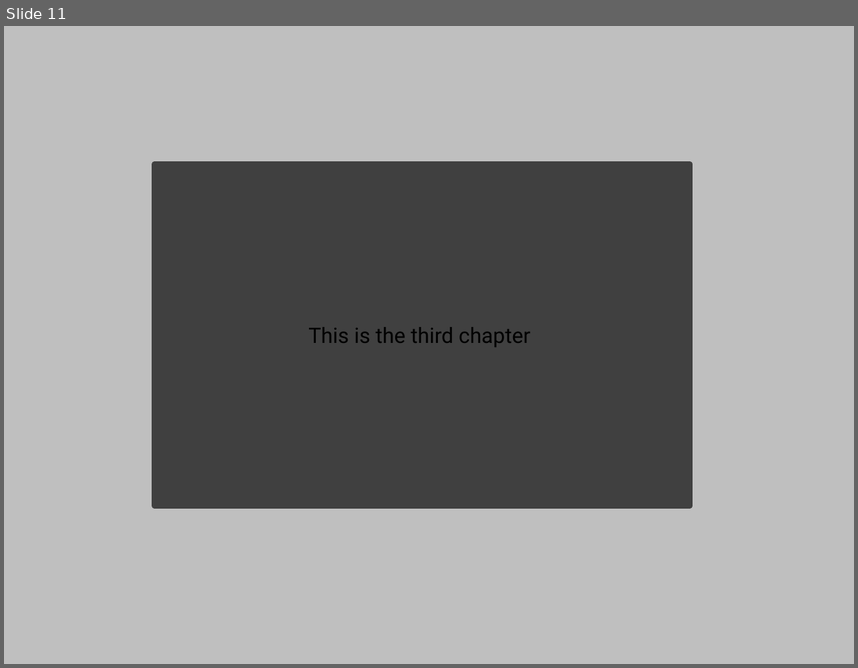
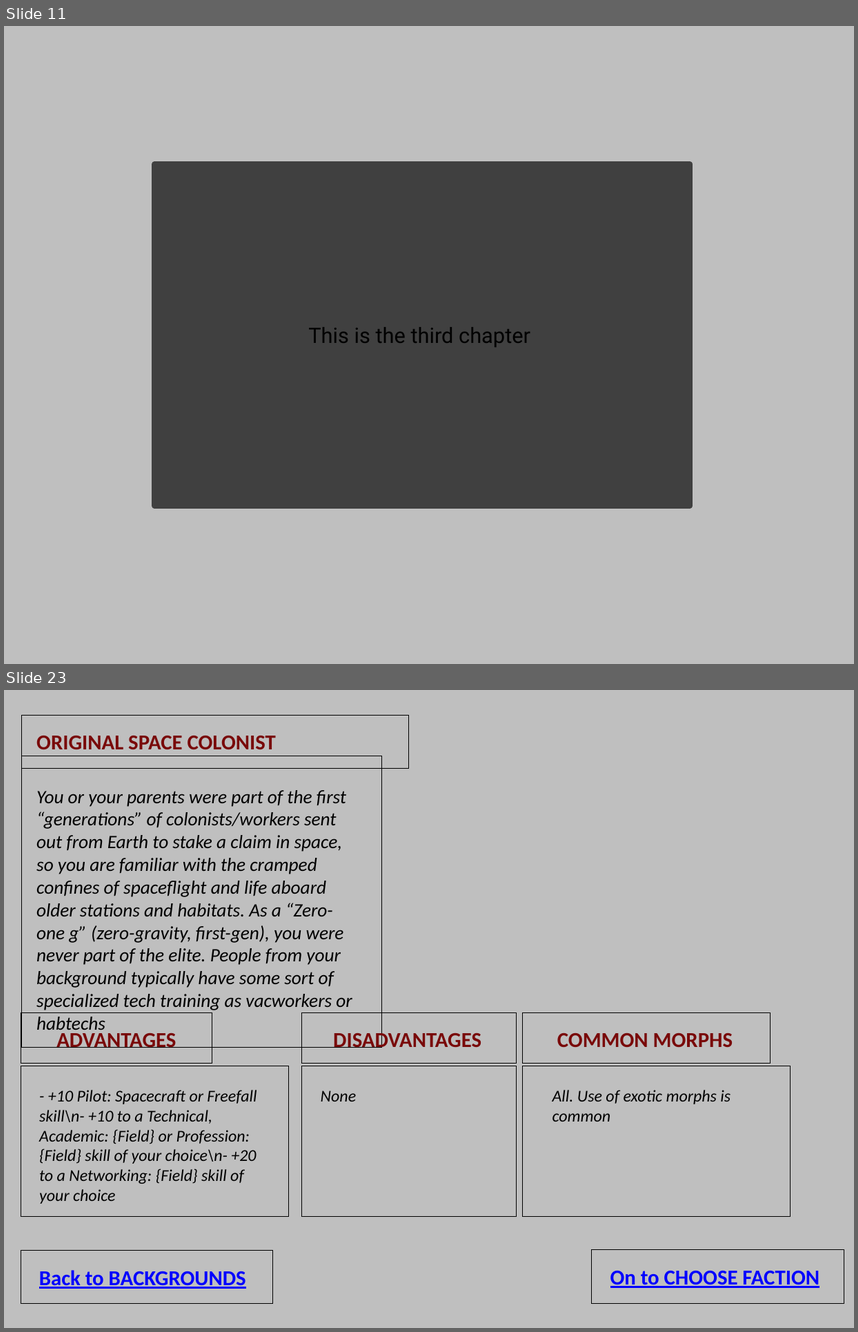
Before and after one commit to D6Digital/SWENGFrame, a slide deck: github resources/EclipsePhase.pptm. Shown one above the other, each under a label of ours: slide 11 before the commit, slides 11 and 23 after it; the slides between them are not shown. The pictures are 858x668 and 858x1332 pixels, drawn with LibreOffice and Linux fonts; fonts in the diff are those of the drawing. Boxes give left, top, right and bottom in pixels: in the first picture for what was removed or moved away, otherwise in the second. Text is boxed around its words. In the diff, an @@ line names an element or a change of style, - is before the commit and + after.

```diff
--- a/github resources/EclipsePhase.pptm
+++ b/github resources/EclipsePhase.pptm
@@ slide 23 added at (x1=4, y1=690, x2=854, y2=1328), background #BFBFBF @@
@@ rectangle added at (x1=22, y1=715, x2=410, y2=768), outline #000000 0.75 pt @@
@@ text added at (x1=36, y1=736, x2=276, y2=749), 18 pt, text #790909, bold @@
+ORIGINAL SPACE COLONIST
@@ rectangle added at (x1=22, y1=756, x2=382, y2=1048), outline #000000 0.75 pt @@
@@ text added at (x1=36, y1=790, x2=352, y2=1034), 16 pt, text #000000, italic @@
+You or your parents were part of the first “generations” of colonists/workers sent out from Earth to stake a claim in space, so you are familiar with the cramped confines of spaceflight and life aboard older stations and habitats. As a “Zero-one g” (zero-gravity, first-gen), you were never part of the elite. People from your background typically have some sort of specialized tech training as vacworkers or habtechs
@@ rectangle added at (x1=21, y1=1012, x2=212, y2=1063), outline #000000 0.75 pt @@
@@ rectangle added at (x1=301, y1=1012, x2=516, y2=1063), outline #000000 0.75 pt @@
@@ rectangle added at (x1=523, y1=1012, x2=770, y2=1063), outline #000000 0.75 pt @@
@@ text added at (x1=56, y1=1029, x2=176, y2=1047), 18 pt, text #790909, bold @@
+ADVANTAGES
@@ text added at (x1=333, y1=1029, x2=481, y2=1047), 18 pt, text #790909, bold @@
+DISADVANTAGES
@@ text added at (x1=557, y1=1033, x2=733, y2=1047), 18 pt, text #790909, bold @@
+COMMON MORPHS
@@ rectangle added at (x1=21, y1=1066, x2=289, y2=1216), outline #000000 0.75 pt @@
@@ rectangle added at (x1=301, y1=1066, x2=516, y2=1216), outline #000000 0.75 pt @@
@@ rectangle added at (x1=523, y1=1066, x2=791, y2=1216), outline #000000 0.75 pt @@
@@ text added at (x1=39, y1=1090, x2=257, y2=1203), 14 pt, text #000000, italic @@
+- +10 Pilot: Spacecraft or Freefall skill\n- +10 to a Technical, Academic: {Field} or Profession: {Field} skill of your choice\n- +20 to a Networking: {Field} skill of your choice
@@ text added at (x1=321, y1=1090, x2=357, y2=1101), 14 pt, text #000000, italic @@
+None
@@ text added at (x1=553, y1=1090, x2=731, y2=1121), 14 pt, text #000000, italic @@
+All. Use of exotic morphs is common
@@ rectangle added at (x1=21, y1=1250, x2=274, y2=1303), outline #000000 0.75 pt @@
@@ rectangle added at (x1=591, y1=1250, x2=844, y2=1303), outline #000000 0.75 pt @@
@@ text added at (x1=39, y1=1270, x2=246, y2=1288), 18 pt, text #0000FF, bold, underline @@
+Back to BACKGROUNDS
@@ text added at (x1=611, y1=1270, x2=820, y2=1288), 18 pt, text #0000FF, bold, underline @@
+On to CHOOSE FACTION
```
Also in this commit, not shown: 2 slides changed, 32 other slides added, 2 slides removed, 4 other files.
